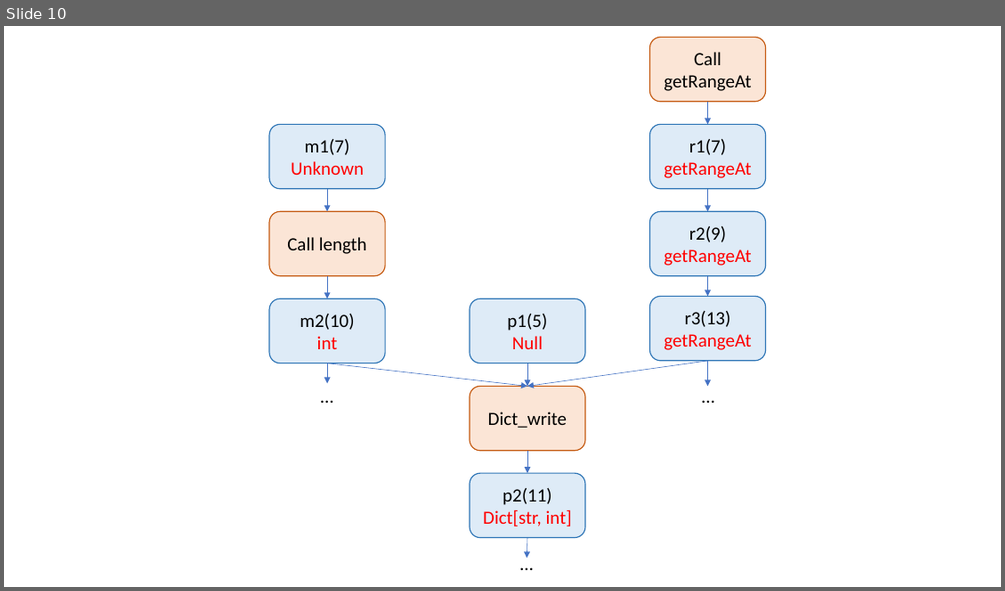
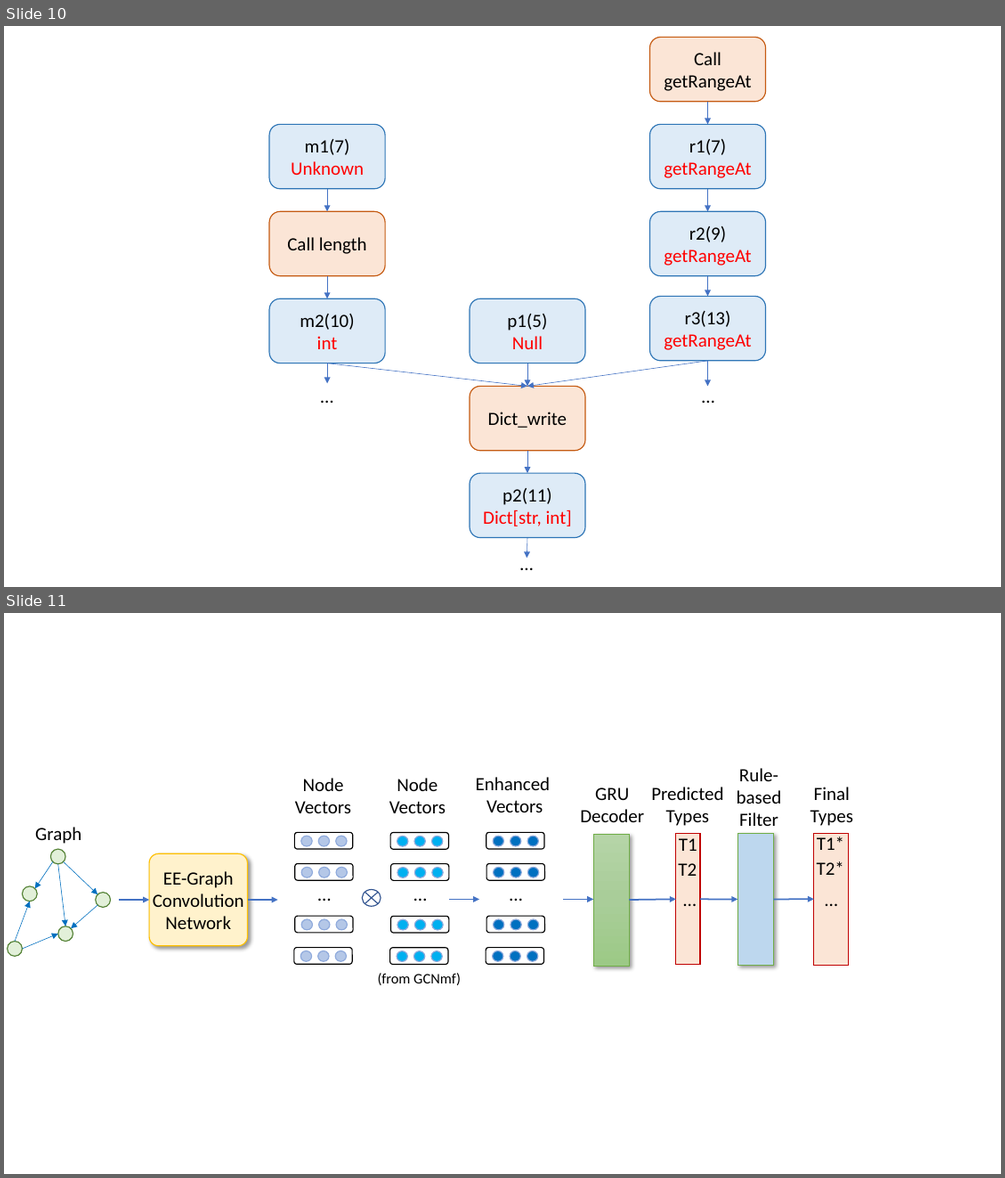
Before and after one commit to tien-n-nguyen/deminification, a slide deck: figures/figures.pptx. Shown one above the other, each under a label of ours: slide 10 before the commit, slides 10 and 11 after it. The pictures are 1005x591 and 1005x1178 pixels, drawn with LibreOffice and Linux fonts; fonts in the diff are those of the drawing. Boxes give left, top, right and bottom in pixels: in the first picture for what was removed or moved away, otherwise in the second. Text is boxed around its words. In the diff, an @@ line names an element or a change of style, - is before the commit and + after.

```diff
--- a/figures/figures.pptx
+++ b/figures/figures.pptx
@@ slide 11 added at (4, 613, 1001, 1174), background #FFFFFF @@
@@ text added at (736, 768, 782, 826), 18 pt, text #000000 @@
+Rule-
+based
+Filter
@@ text added at (295, 778, 351, 813), 18 pt, text #000000 @@
+Node
+Vectors
@@ text added at (389, 778, 445, 813), 18 pt, text #000000 @@
+Node
+Vectors
@@ text added at (476, 777, 550, 812), 18 pt, text #000000 @@
+Enhanced
+Vectors
@@ text added at (580, 787, 644, 822), 18 pt, text #000000 @@
+GRU
+Decoder
@@ text added at (651, 787, 723, 826), 18 pt, text #000000 @@
+Predicted
+Types
@@ text added at (810, 787, 853, 826), 18 pt, text #000000 @@
+Final
+Types
@@ text added at (35, 827, 81, 844), 18 pt, text #000000 @@
+Graph
@@ rectangle added at (593, 834, 629, 965), fill gradient #B5D5A7 to #AACE9A to #9CC987, outline #70AD47 0.5 pt @@
@@ rectangle added at (676, 834, 700, 965), fill #FBE5D6, outline #C00000 1 pt, 18 pt, text #000000 @@
+…
@@ text added at (679, 838, 697, 851), 18 pt, text #000000 @@
+T1
@@ rectangle added at (737, 834, 774, 965), fill #BDD7EE, outline #70AD47 0.5 pt @@
@@ rectangle added at (814, 833, 849, 965), fill #FBE5D6, outline #C00000 1 pt, 18 pt, text #000000 @@
+…
@@ text added at (817, 836, 844, 850), 18 pt, text #000000 @@
+T1*
@@ rounded rectangle added at (149, 854, 247, 946), fill #FFF2CC, outline #FFC000 1 pt, 18 pt, text #000000 @@
+EE-Graph
+Convolution
+Network
@@ group added at (294, 832, 353, 964): 12 ellipses, 4 rounded rectangles, 1 text @@
+…
@@ group added at (390, 833, 449, 964): 12 ellipses, 4 rounded rectangles, 1 text @@
+…
@@ group added at (485, 832, 544, 964): 12 ellipses, 4 rounded rectangles, 1 text @@
+…
@@ text added at (678, 863, 696, 876), 18 pt, text #000000 @@
+T2
@@ text added at (817, 861, 844, 875), 18 pt, text #000000 @@
+T2*
@@ group added at (7, 850, 110, 957): 6 arrows, 5 ellipses @@
@@ arrow added from (119, 900) to (149, 900), #4472C4 1.5 pt @@
@@ arrow added from (248, 900) to (278, 900), #4472C4 1.5 pt @@
@@ flow chart summing junction added at (362, 890, 380, 906), outline #325491 1 pt @@
@@ arrow added from (449, 900) to (479, 900), #4472C4 1.5 pt @@
@@ arrow added from (563, 900) to (593, 900), #4472C4 1.5 pt @@
@@ arrow added from (629, 900) to (676, 900), #4472C4 1.5 pt @@
@@ arrow added from (700, 900) to (737, 900), #4472C4 1.5 pt @@
@@ arrow added from (774, 900) to (814, 899), #4472C4 1.5 pt @@
@@ text added at (378, 973, 461, 985), 14 pt, text #000000 @@
+(from GCNmf)
```
Also in this commit, not shown: 1 other slide added, 4 other files.
